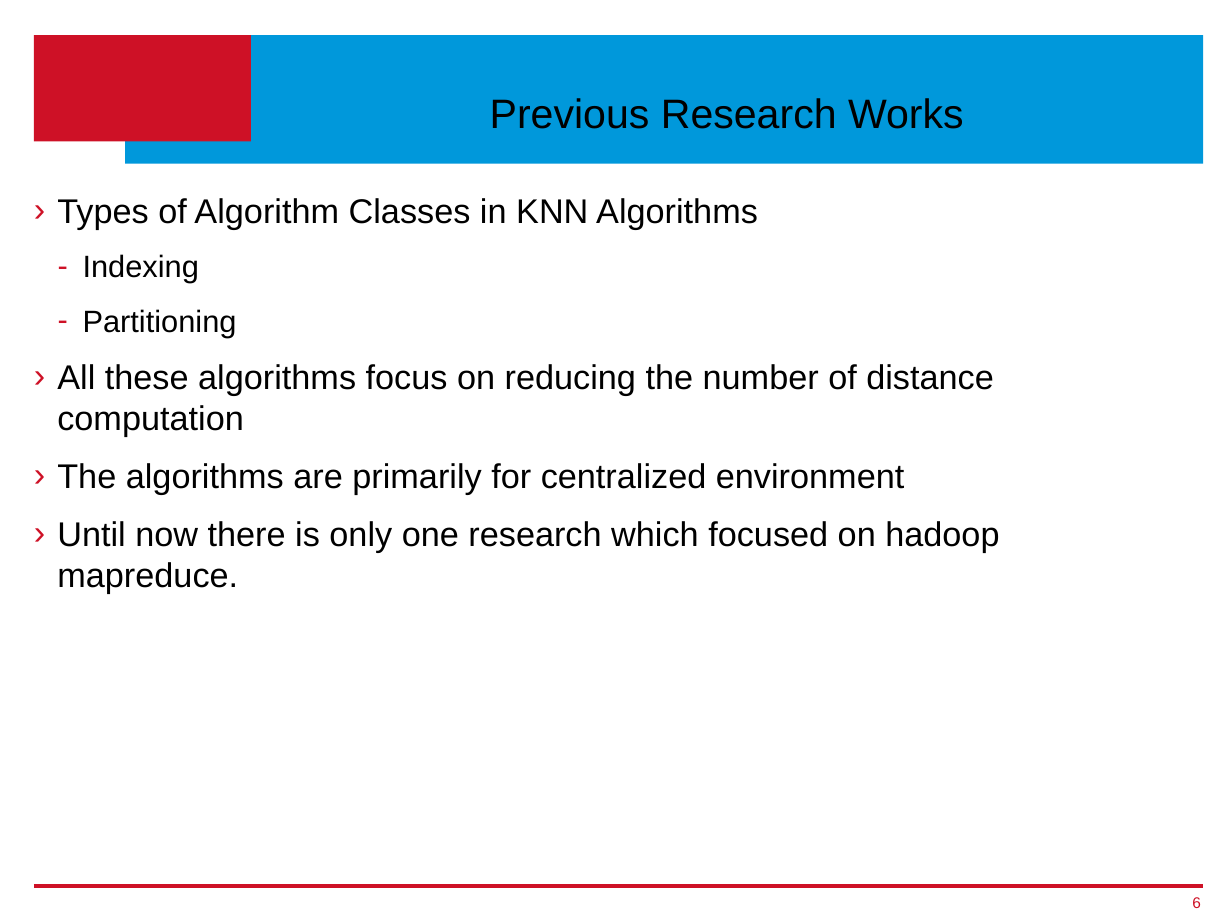
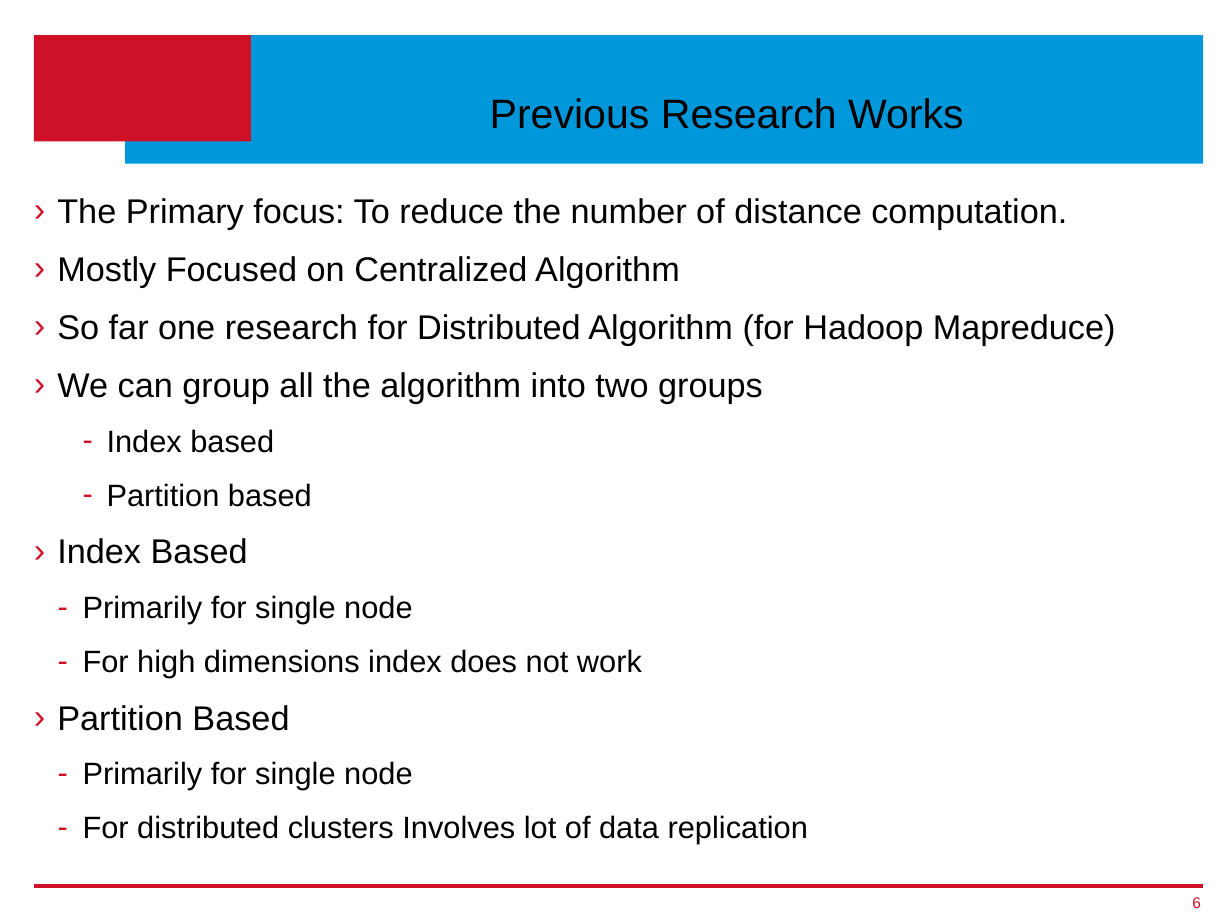
Before and after one commit to ageekymonk/syduni_ms_report, a slide deck: slide 6 of Thesis-Presentation_v1.pptx. Drawn at 1232x924 pixels with LibreOffice and Linux fonts; fonts in the diff are those of the drawing; background and template pictures are left out. Boxes give left, top, right and bottom in pixels: in the first picture for what was removed or moved away, otherwise in the second. Text is boxed around its words. In the diff, an @@ line names an element or a change of style, - is before the commit and + after.

```diff
--- a/Thesis-Presentation_v1.pptx
+++ b/Thesis-Presentation_v1.pptx
@@ text at (57, 198, 1116, 844): text changed @@
-› Types of Algorithm Classes in KNN Algorithms
-  – Indexing
-  – Partitioning
-› All these algorithms focus on reducing the number of distance computation
-› The algorithms are primarily for centralized environment
-› Until now there is only one research which focused on hadoop mapreduce.
+› The Primary focus: To reduce the number of distance computation.
+› Mostly Focused on Centralized Algorithm
+› So far one research for Distributed Algorithm (for Hadoop Mapreduce)
+› We can group all the algorithm into two groups
+    – Index based
+    – Partition based
+› Index Based
+  – Primarily for single node
+  – For high dimensions index does not work
+› Partition Based
+  – Primarily for single node
+  – For distributed clusters Involves lot of data replication
```
Also in this commit, not shown: 7 other slides changed, 5 slides added, 3 slides removed, 2 other files.
